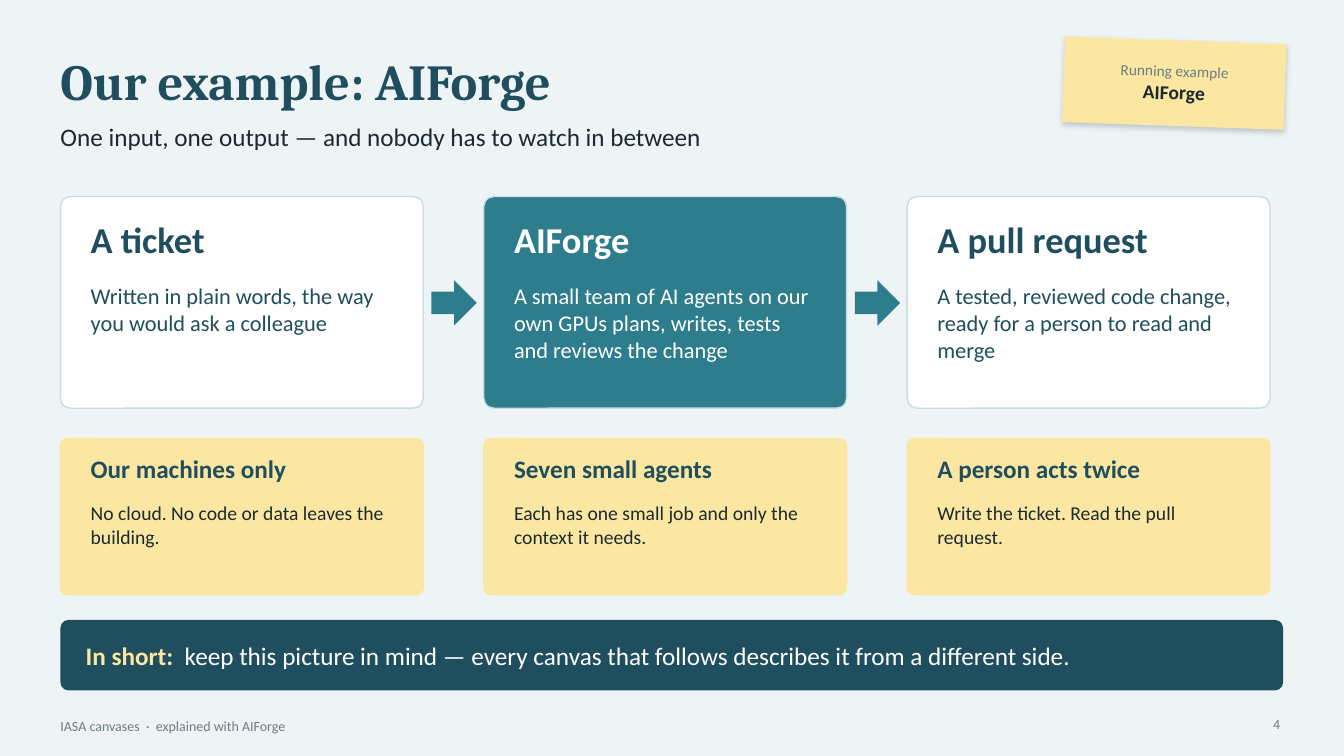
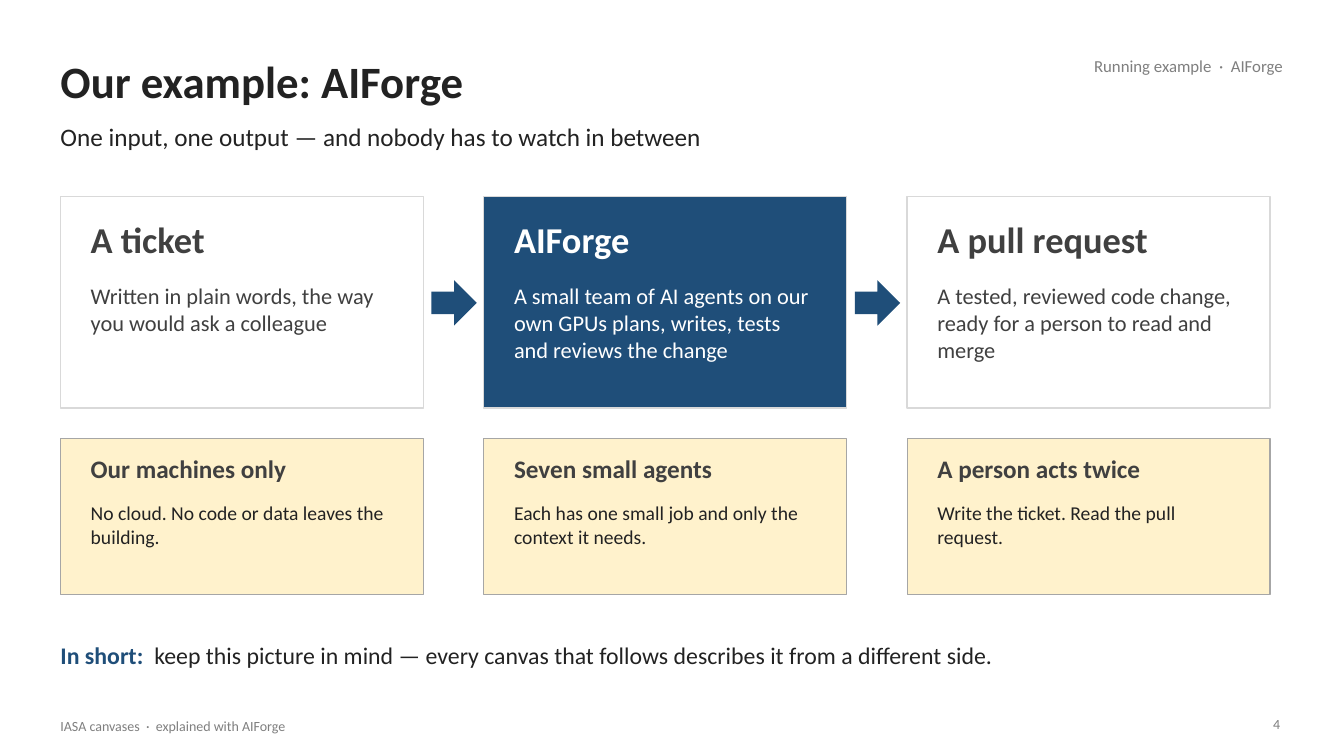
Before and after one commit to Manikanta-Reddy-Pasala/tools, a slide deck: slide 4 of course/iasa-aiforge/IASA-Canvases-with-AIForge.pptx. Drawn at 1344x756 pixels with LibreOffice and Linux fonts; fonts in the diff are those of the drawing. Boxes give left, top, right and bottom in pixels: in the first picture for what was removed or moved away, otherwise in the second. Text is boxed around its words. In the diff, an @@ line names an element or a change of style, - is before the commit and + after.

```diff
--- a/course/iasa-aiforge/IASA-Canvases-with-AIForge.pptx
+++ b/course/iasa-aiforge/IASA-Canvases-with-AIForge.pptx
@@ background #EEF4F6 to #FFFFFF @@
@@ title "Our example: AIForge" at (60,66,463,106): size 36 to 32 pt, font Cambria to Calibri, text colour #1F4E5F to #222222 @@
@@ text "Running example · AIForge" at (1094,60,1283,75): vertical alignment middle to top; rotation 2 to 0 degrees @@
@@ rectangle removed at (1062,36,1287,130) @@
@@ text at (1094,60,1283,75): text changed; size 11 to 12 pt; text colour #6B7D84 to #7F7F7F @@
-Running example
-AIForge
+Running example · AIForge
@@ rounded rectangle removed at (60,197,423,408) @@
@@ rectangle added at (60,197,423,408), fill #FFFFFF, outline #D9D9D9 1 pt @@
@@ rounded rectangle removed at (484,197,847,408) @@
@@ rectangle added at (484,197,847,408), fill #1F4E79, outline #D9D9D9 1 pt @@
@@ rounded rectangle removed at (907,197,1270,408) @@
@@ rectangle added at (907,197,1270,408), fill #FFFFFF, outline #D9D9D9 1 pt @@
@@ right arrow at (432,280,477,326): fill #2E7D8C to #1F4E79 @@
@@ right arrow at (855,280,900,326): fill #2E7D8C to #1F4E79 @@
@@ rounded rectangle removed at (60,439,423,595) @@
@@ rectangle added at (60,439,423,595), fill #FFF2CC, outline #A6A6A6 0.75 pt @@
@@ rounded rectangle removed at (484,439,847,595) @@
@@ rectangle added at (484,439,847,595), fill #FFF2CC, outline #A6A6A6 0.75 pt @@
@@ rounded rectangle removed at (907,439,1270,595) @@
@@ rectangle added at (907,439,1270,595), fill #FFF2CC, outline #A6A6A6 0.75 pt @@
@@ text colour #1F4E5F to #404040 in 7 elements at (91,227,205,254), (91,288,373,335), (937,227,1148,259), (937,288,1231,362), (91,460,286,482), (514,460,712,483), (937,460,1140,482) @@
@@ text colour #1B2A30 to #222222 in 4 elements at (60,128,700,150), (91,506,384,548), (514,506,798,544), (937,506,1176,547) @@
@@ text "In short: keep this picture ...": place and size @@
-text "In short: keep this picture ..." at (86,647,1070,669)
+text "In short: keep this picture ..." at (60,647,992,668)
@@ text "In short: keep this picture ..." at (60,647,992,668): size 18 to 17 pt, text colour #FFFFFF to #222222; text colour #FBE7A1 to #1F4E79 in "In short:" @@
@@ rounded rectangle removed at (60,620,1284,691) @@
@@ text "IASA canvases · explained with ..." at (60,721,285,734): text colour #6B7D84 to #7F7F7F @@
@@ page number at (1273,720,1280,729): text colour #6B7D84 to #7F7F7F @@
```
Also in this commit, not shown: 20 other slides changed, 2 other files.
